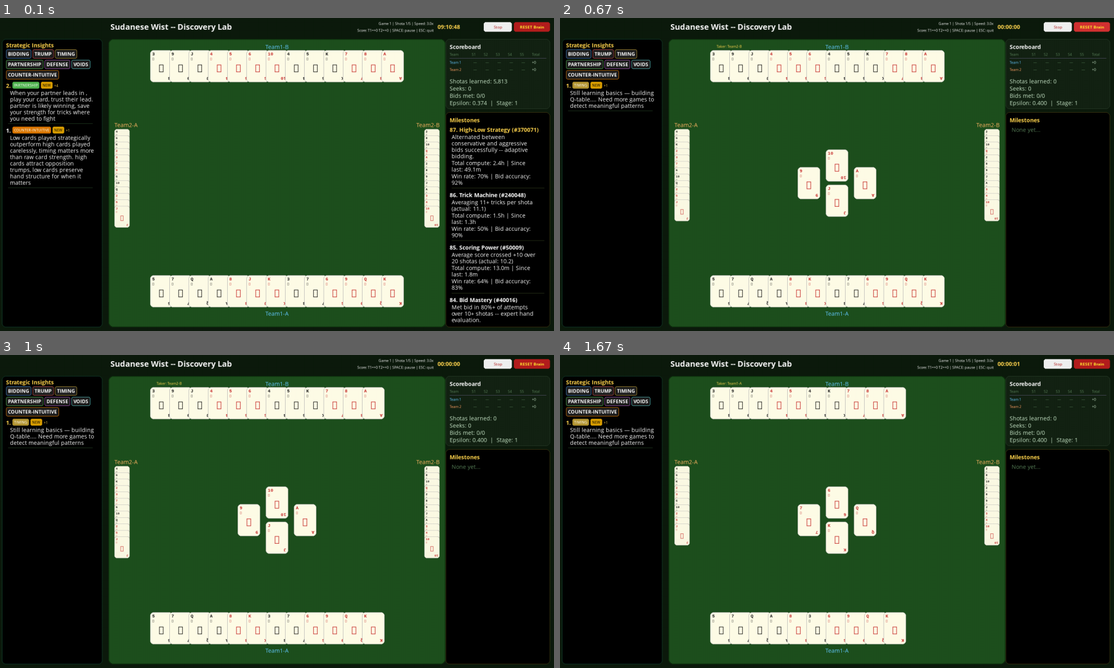
Above: before the commit, frames 1-4 (two rows, left to right).
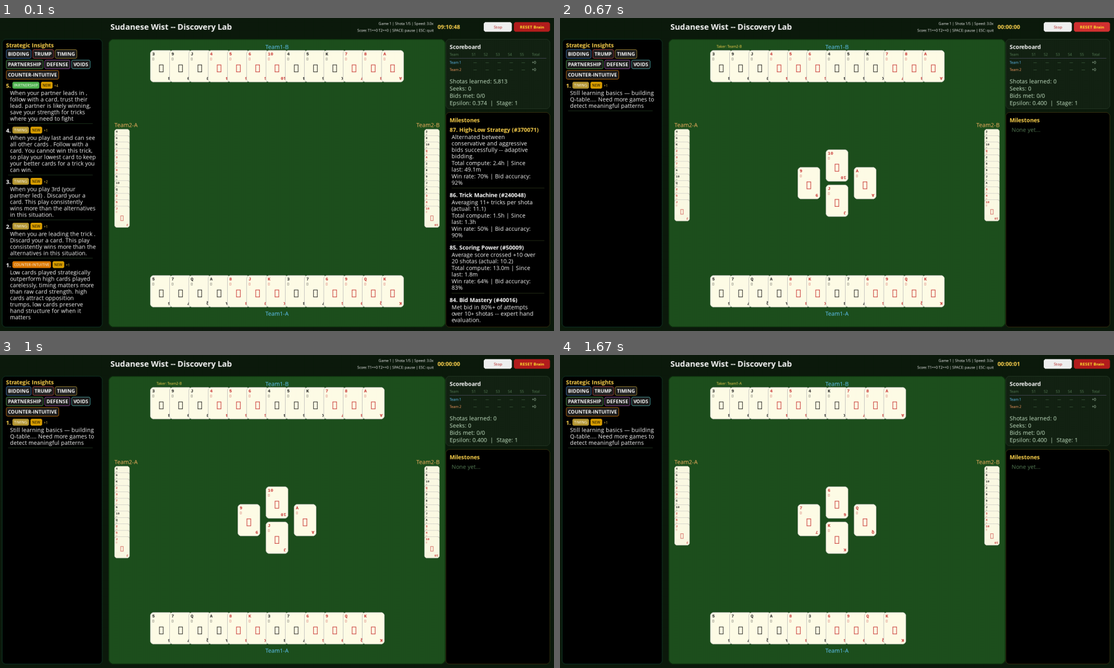
Above: after the commit, the same moments.

Repository: aamagzoub/engineering-intelligence
Game: pygame game, started from gui_wist_discovery/main.py
Two runs of this game, one before a commit and one after it. Both use one fixed random seed, a clock stepped at 60 frames per second and the inputs below.
Inputs (mouse positions are in pixels of both pictures, inside the frame that each line leads up to):
- Up to frame 1 (0.1 s): no input
- Up to frame 2 (0.67 s): click "RESET Brain" at 0.38 s
- Up to frame 3 (1 s): click (282, 533) at 0.72 s
- Up to frame 4 (1.67 s): click (665, 586) at 1.05 s; click "NEW" at 1.38 s

The runs differ from the first frame. In frame 1, 3.8% of the frame differs, in the area x 1-18%, y 21-97%; in frame 2, nothing differs; in frame 3, nothing differs; in frame 4, nothing differs.

Commit message:
feat: rich situational insight descriptions with compose engine

Diff:
--- a/gui_wist_discovery/insights.py
+++ b/gui_wist_discovery/insights.py
@@ -57,51 +57,138 @@
 }
 
 def _describe_action(key: str) -> str:
-    """Auto-describe an action key like 'AFNLK' into human text."""
+    """Describe an action key as a simple play instruction."""
     if len(key) < 3:
         return "play a card"
     tier, follows, trump = key[0], key[1], key[2]
-    desc = _ACTION_DESC.get((tier, follows, trump), None)
-    if desc:
-        return desc
-    # Fallback auto-compose.
-    tier_name = {"A": "Ace", "K": "King", "Q": "Queen", "J": "Jack", "M": "mid card", "L": "low card", "X": "weakest card"}.get(tier, "card")
+
+    # Card range description.
+    card_desc = {"A": "Ace", "K": "King", "Q": "Queen", "J": "Jack", "M": "a 9 or 10", "L": "a 7 or 8", "X": "your weakest card (2-6)"}.get(tier, "a card")
+
     if trump == "T" and follows == "O":
-        return f"trump with your {tier_name}"
-    elif trump == "T":
-        return f"follow with {tier_name} of trump"
+        if tier in ("L", "X"):
+            return "trump with your smallest trump"
+        elif tier in ("A", "K"):
+            return "trump with your highest trump"
+        else:
+            return f"trump with {card_desc}"
+    elif trump == "T" and follows == "F":
+        if tier in ("A", "K"):
+            return f"follow with your {card_desc} of trump"
+        elif tier in ("L", "X"):
+            return "follow with your smallest trump"
+        else:
+            return f"follow trump with {card_desc}"
     elif follows == "O":
-        return f"discard your {tier_name}"
+        if tier in ("L", "X"):
+            return "discard your weakest card from another suit"
+        else:
+            return f"discard your {card_desc}"
     else:
-        return f"play your {tier_name}"
-
-
-def _why_from_pattern(best_key, worst_key, spread, context_desc) -> str:
-    """Auto-generate WHY based on what wins vs what loses."""
+        if tier in ("L", "X"):
+            return "follow with your lowest card"
+        elif tier in ("A", "K"):
+            return f"follow with your {card_desc}"
+        else:
+            return f"follow with {card_desc}"
+
+
+def _compose_play_insight(pos, phase, td, best_key, worst_key, spread) -> str:
+    """
+    Compose a 2-3 sentence insight paragraph following the 10 rules.
+    Describes situation, play, and reason.
+    """
+    # Decode context into game situation.
+    pos_situation = {
+        "0": "you are leading the trick",
+        "1": "you play 2nd after the leader",
+        "2": "you play 3rd (your partner led)",
+        "3": "you play last and can see all other cards",
+    }.get(pos, "")
+
+    phase_situation = {
+        "1": "early in the hand when most cards are still out",
+        "2": "in the first half of the hand",
+        "3": "around the middle of the hand",
+        "4": "near the end when few cards remain",
+        "5": "in the last 1-2 tricks",
+    }.get(phase, "")
+
+    td_situation = {
+        "W": " Your team is ahead.",
+        "B": " Your team is behind.",
+        "A": " Your team is slightly ahead.",
+    }.get(td, "")
+
+    best_action = _describe_action(best_key)
+    worst_action = _describe_action(worst_key)
+
     best_tier = _TIER_RANK.get(best_key[0], 0) if best_key else 0
     worst_tier = _TIER_RANK.get(worst_key[0], 0) if worst_key else 0
-    best_trump = best_key[2] == "T" if len(best_key) > 2 else False
-    worst_trump = worst_key[2] == "T" if len(worst_key) > 2 else False
-    best_follows = best_key[1] == "F" if len(best_key) > 1 else False
+    best_trump = len(best_key) > 2 and best_key[2] == "T"
+    worst_trump = len(worst_key) > 2 and worst_key[2] == "T"
+    best_follows = len(best_key) > 1 and best_key[1] == "F"
     best_void = len(best_key) > 4 and best_key[4] == "V"
-
-    if best_trump and not worst_trump:
-        return "trump beats everything — even a 2 of trump wins against any non-trump card"
-    if best_tier < worst_tier and not best_trump:
-        return "saving your strong cards for later gives them more value when fewer cards remain"
-    if best_tier > worst_tier and best_follows:
-        return "your high card wins the trick now — no point waiting if you can take it"
-    if best_void:
-        return "creating a void opens up free tricks through trumping later"
-    if best_trump and best_tier < 2:
-        return "even your weakest trump wins here — save the big ones for when opponents also trump"
-    if spread > 3:
-        return "the difference is massive — doing anything else costs heavily"
-    if context_desc and "behind" in context_desc:
-        return "when behind, you need tricks NOW — waiting means losing slowly"
-    if context_desc and "ahead" in context_desc:
-        return "when ahead, protect your lead — don't risk what you already have"
-    return "this play consistently outperforms all alternatives in this situation"
+    is_counter = (best_tier < worst_tier - 1)
+
+    # Compose the reason.
+    if best_trump and not best_follows:
+        reason = "Even your smallest trump beats any non-trump card, so you win the trick without spending a high card."
+    elif best_tier <= 0 and best_follows:
+        reason = "You cannot win this trick, so play your lowest card to keep your better cards for a trick you can win."
+    elif best_tier >= 4 and best_follows:
+        reason = "Your high card wins the trick now. If you wait, someone may trump it later."
+    elif best_void:
+        reason = "Getting rid of this card empties that suit from your hand. Next time it is led, you can trump it."
+    elif best_trump and best_tier <= 1:
+        reason = "A small trump still wins against any non-trump card. Save your high trumps for when an opponent also trumps."
+    elif best_trump and best_tier >= 4:
+        reason = "Use your highest trump to guarantee the win. A lower trump might be beaten by an opponent's higher trump."
+    elif is_counter:
+        reason = f"Playing {best_action} works better here than {worst_action}. High cards attract trump from void opponents, but lower cards slip through."
+    elif td == "B":
+        reason = "When behind, you need tricks now. Waiting means falling further behind."
+    elif td == "W":
+        reason = "When ahead, protect your lead. Do not spend good cards on tricks that do not matter."
+    else:
+        reason = "This play consistently wins more than the alternatives in this situation."
+
+    # Build the paragraph.
+    situation = f"When {pos_situation} {phase_situation}.{td_situation}"
+    instruction = f"{best_action.capitalize()}."
+
+    return f"{situation} {instruction} {reason}"
+
+
+def _compose_partnership_insight(pos, phase, best_key, is_partner_led) -> str:
+    """Compose a partnership-focused insight paragraph."""
+    best_action = _describe_action(best_key)
+    best_tier = _TIER_RANK.get(best_key[0], 0) if best_key else 0
+    best_trump = len(best_key) > 2 and best_key[2] == "T"
+
+    if is_partner_led:
+        if best_tier <= 1:
+            return (f"When your partner leads a trick and their card looks strong enough to win, "
+                    f"{best_action}. Keep your high cards for tricks where your team needs you to fight.")
+        elif best_trump and best_key[1] == "F":
+            return (f"When your partner leads trump, {best_action}. "
+                    f"Together you remove 2 enemy trumps in 1 trick, which helps both of you later.")
+        elif best_tier >= 4:
+            return (f"When your partner leads but their card may not win, {best_action}. "
+                    f"Your high card guarantees the trick stays with your team.")
+        else:
+            return (f"When your partner leads, {best_action}. "
+                    f"This supports their play without wasting your strongest cards.")
+    else:
+        if best_tier <= 1:
+            return (f"When you lead, start with a low card. "
+                    f"This lets your partner show their strength or tells you which suits are safe.")
+        elif best_trump:
+            return (f"When you lead, {best_action}. "
+                    f"Leading trump removes opponents' trumps and helps your partner too.")
+        else:
+            return (f"When you lead, {best_action}. "
+                    f"Your choice of suit forces everyone to follow, so pick a suit where your team is strong.")
 
 
 
@@ -351,7 +438,42 @@
                 why="desperation drives risk-taking which reveals hidden opportunities in the hand"
             ))
 
-    return insights[:12]
+    # 7. Specific decisive plays — use compose function for rich descriptions.
+    context_actions = defaultdict(lambda: defaultdict(list))
+    for state, actions in play_items:
+        if len(state) < 7 or len(actions) < 2:
+            continue
+        pos = state[4]
+        phase = state[5]
+        td = state[6] if len(state) > 6 else "T"
+        ctx = (pos, phase, td)
+        for key, q in actions.items():
+            if len(key) >= 3:
+                context_actions[ctx][key].append(q)
+
+    for ctx, action_qs in context_actions.items():
+        pos, phase, td = ctx
+        avg_by_action = {}
+        for key, vals in action_qs.items():
+            if len(vals) >= 3:
+                avg_by_action[key] = sum(vals) / len(vals)
+        if len(avg_by_action) < 2:
+            continue
+        sorted_actions = sorted(avg_by_action.items(), key=lambda x: -x[1])
+        best_key, best_avg = sorted_actions[0]
+        worst_key, worst_avg = sorted_actions[-1]
+        spread = best_avg - worst_avg
+        if spread < 0.8:
+            continue
+
+        text = _compose_play_insight(pos, phase, td, best_key, worst_key, spread)
+        best_rank = _TIER_RANK.get(best_key[0], 0)
+        worst_rank = _TIER_RANK.get(worst_key[0], 0)
+        is_counter = (best_rank < worst_rank - 1)
+        category = "counter-intuitive" if is_counter else _categorize(best_key, worst_key, False)
+        insights.append(_make(text, category, "intermediate", 1, episodes, why=""))
+
+    return insights[:30]
 
 
 def _mine_bid_patterns(bid_q, episodes) -> list:
